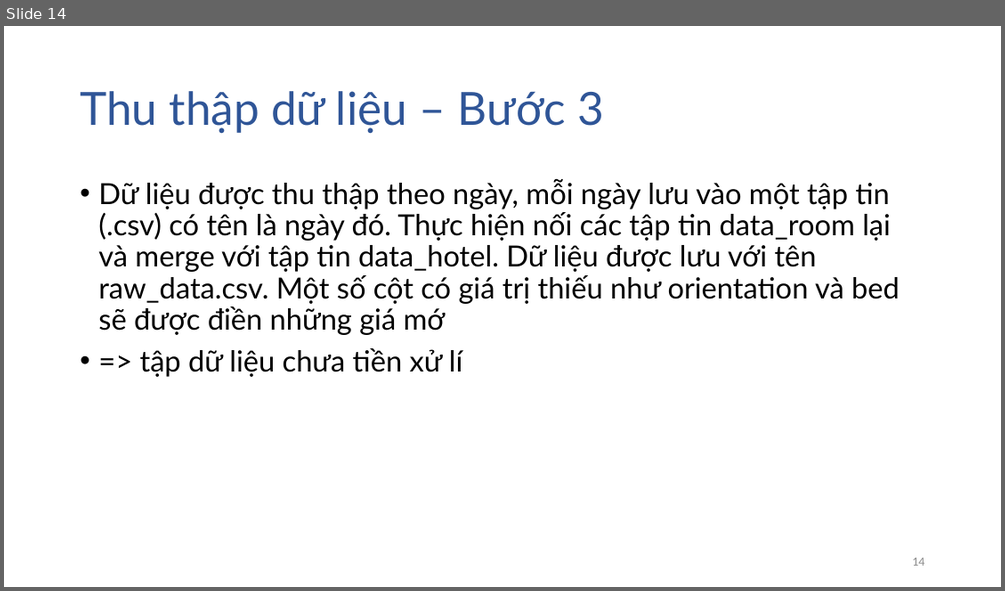
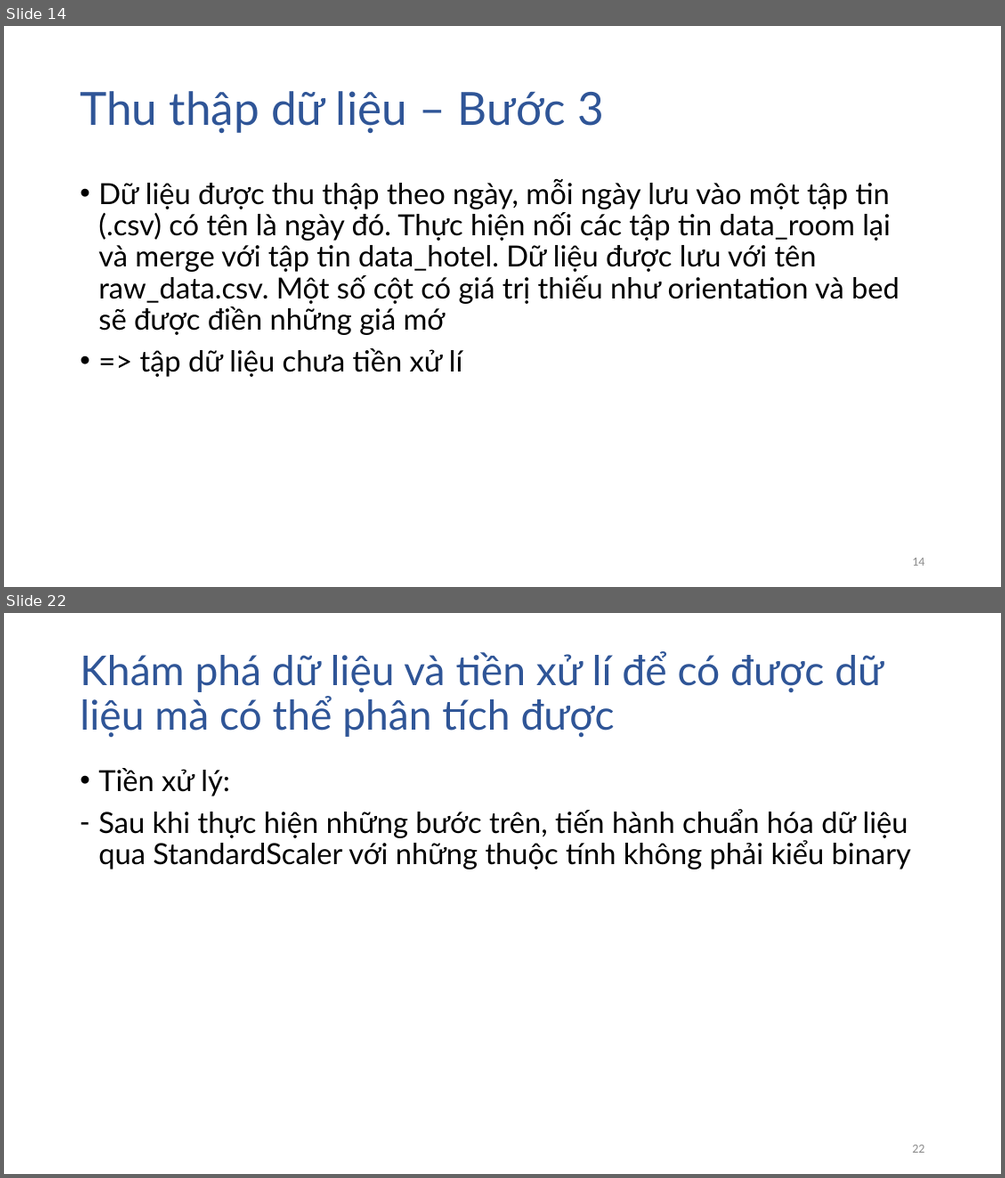
Before and after one commit to dtphat97/DataScienceFinal, a slide deck: Slide.pptx. Shown one above the other, each under a label of ours: slide 14 before the commit, slides 14 and 22 after it; the slides between them are not shown. The pictures are 1005x591 and 1005x1178 pixels, drawn with LibreOffice and Linux fonts; fonts in the diff are those of the drawing. Boxes give left, top, right and bottom in pixels: in the first picture for what was removed or moved away, otherwise in the second. Text is boxed around its words. In the diff, an @@ line names an element or a change of style, - is before the commit and + after.

```diff
--- a/Slide.pptx
+++ b/Slide.pptx
@@ slide 22 added at box(4, 613, 1001, 1174), background #FFFFFF @@
@@ title added at box(80, 651, 883, 738), 39.6 pt, text #2F5597 @@
+Khám phá dữ liệu và tiền xử lí để có được dữ liệu mà có thể phân tích được
@@ text added at box(98, 768, 911, 869), 28 pt, text #000000 @@
+• Tiền xử lý:
+– Sau khi thực hiện những bước trên, tiến hành chuẩn hóa dữ liệu qua StandardScaler với những thuộc tính không phải kiểu binary
@@ page number added at box(912, 1144, 924, 1152), 12 pt, text #8C8C8C @@
+22
```
Also in this commit, not shown: 6 slides changed, 11 other slides added.
